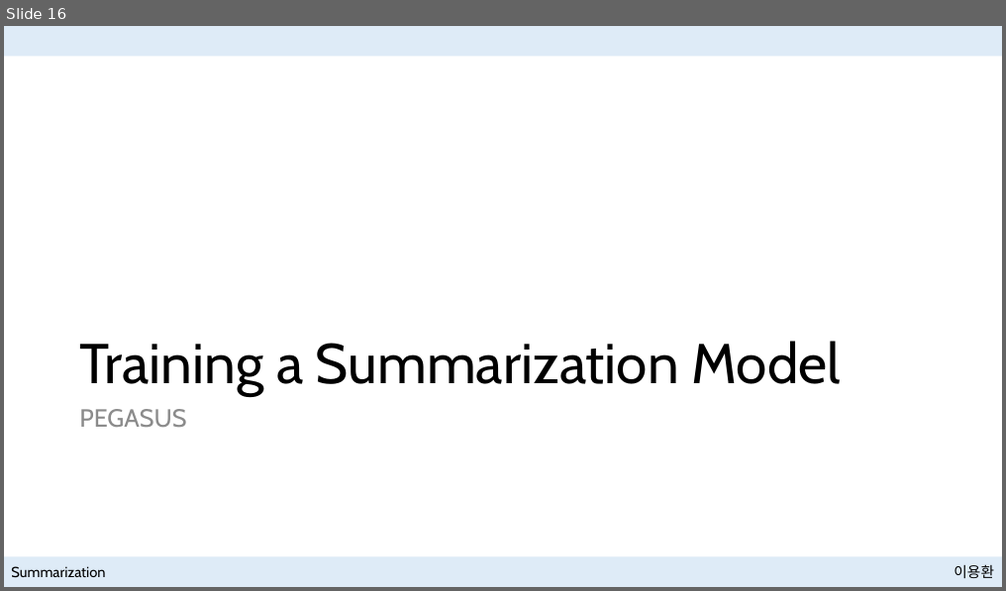
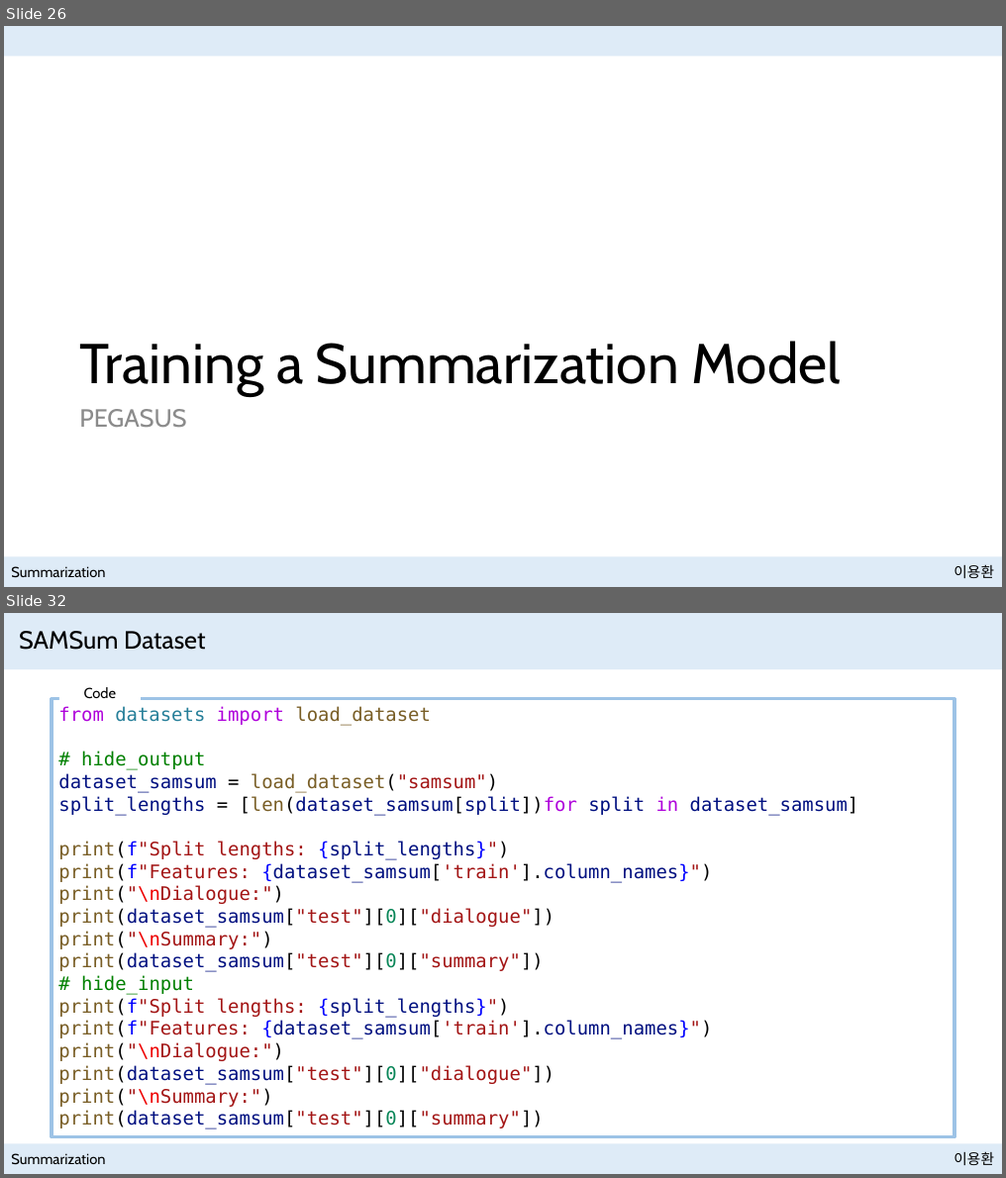
Before and after one commit to NewPlus/SeminarforNLP, a slide deck: Seminar/Book_Natural Language Processing with Transformers/Presentation files/Summarization with Hugging Face.pptx. Shown one above the other, each under a label of ours: slide 16 before the commit, slides 26 and 32 after it; the slides between them are not shown. The pictures are 1006x591 and 1006x1178 pixels, drawn with LibreOffice and Linux fonts; fonts in the diff are those of the drawing. Boxes give left, top, right and bottom in pixels: in the first picture for what was removed or moved away, otherwise in the second. Text is boxed around its words. In the diff, an @@ line names an element or a change of style, - is before the commit and + after.

```diff
--- a/Seminar/Book_Natural Language Processing with Transformers/Presentation files/Summarization with Hugging Face.pptx
+++ b/Seminar/Book_Natural Language Processing with Transformers/Presentation files/Summarization with Hugging Face.pptx
@@ slide 32 added at [4, 613, 1002, 1174], background #FFFFFF; not listed: 2 template elements that a slide beside it also shows @@
@@ rectangle added at [4, 613, 1002, 669], fill #DEEBF7 @@
@@ title added at [19, 631, 205, 650], 24 pt, text #000000 @@
+SAMSum Dataset
@@ rectangle added at [52, 699, 954, 1138], outline #9DC3E6 3 pt, 18 pt, text #001080 @@
+from datasets import load_dataset
+# hide_output
+dataset_samsum = load_dataset("samsum")
+split_lengths = [len(dataset_samsum[split])for split in dataset_samsum]
+print(f"Split lengths: {split_lengths}")
+print(f"Features: {dataset_samsum['train'].column_names}")
+print("\nDialogue:")
+print(dataset_samsum["test"][0]["dialogue"])
+print("\nSummary:")
+print(dataset_samsum["test"][0]["summary"])
+# hide_input
+print(f"Split lengths: {split_lengths}")
+print(f"Features: {dataset_samsum['train'].column_names}")
+print("\nDialogue:")
+print(dataset_samsum["test"][0]["dialogue"])
+print("\nSummary:")
+print(dataset_samsum["test"][0]["summary"])
@@ text added at [84, 687, 117, 699], 14 pt, text #000000 @@
+Code
@@ text added at [11, 1154, 105, 1165], 14 pt, text #000000 @@
+Summarization
@@ what was slide 16 is now slide 26 @@
```
Also in this commit, not shown: 3 slides changed, 43 other slides added, 1 slide removed, 17 other files.
